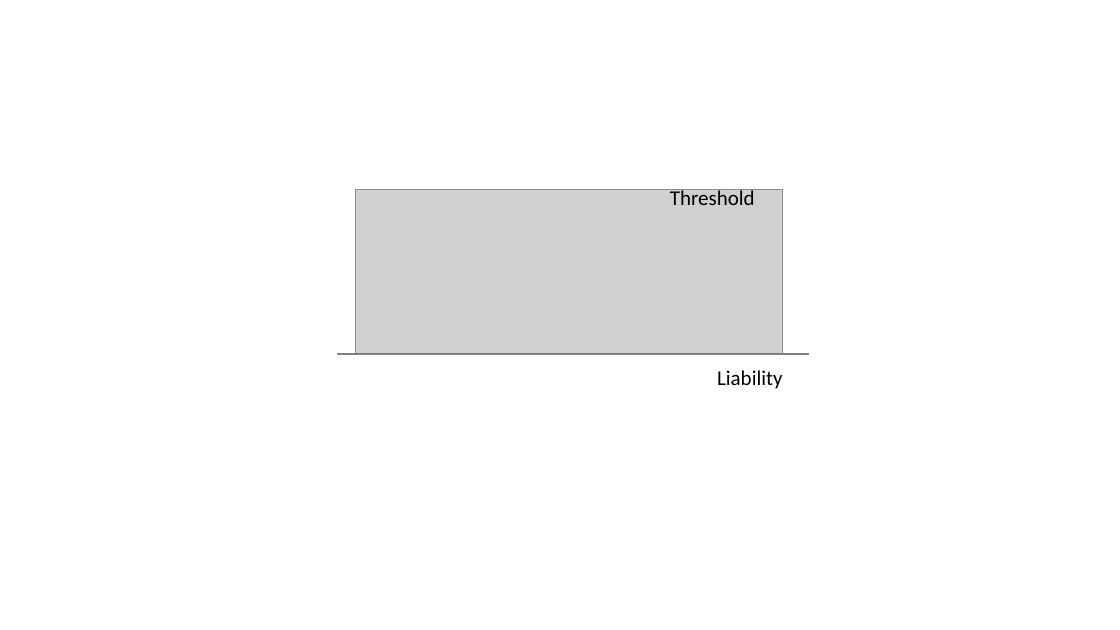
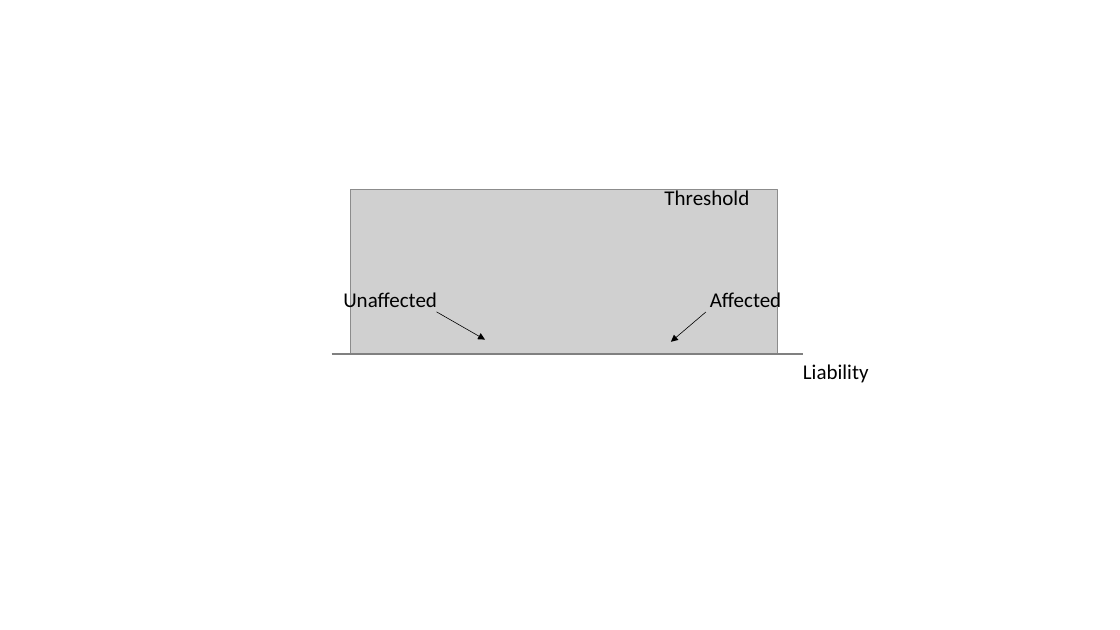
Before and after one commit to autism-exposome/home, a slide deck: slide 2 of resource/webImgSource.pptx. Drawn at 1120x630 pixels with LibreOffice and Linux fonts; fonts in the diff are those of the drawing; grey boxes stand for pictures. Boxes give left, top, right and bottom in pixels: in the first picture for what was removed or moved away, otherwise in the second. Text is boxed around its words. In the diff, an @@ line names an element or a change of style, - is before the commit and + after.

```diff
--- a/resource/webImgSource.pptx
+++ b/resource/webImgSource.pptx
@@ text added at bbox=[343, 290, 437, 314], 18 pt, text #000000 @@
+Unaffected
@@ text added at bbox=[710, 290, 781, 314], 18 pt, text #000000 @@
+Affected
@@ arrow added from (437, 312) to (485, 339), #000000 0.5 pt @@
@@ arrow added from (706, 312) to (671, 342), #000000 0.5 pt @@
@@ 1 picture, 1 text, 1 line: place and size @@
-1 picture, 1 text, 1 line at bbox=[337, 187, 809, 355]
+1 picture, 1 text, 1 line at bbox=[332, 187, 803, 355]
@@ text "Liability": place and size @@
-text "Liability" at bbox=[717, 370, 783, 389]
+text "Liability" at bbox=[803, 364, 869, 383]
```
Also in this commit, not shown: 1 other file.
